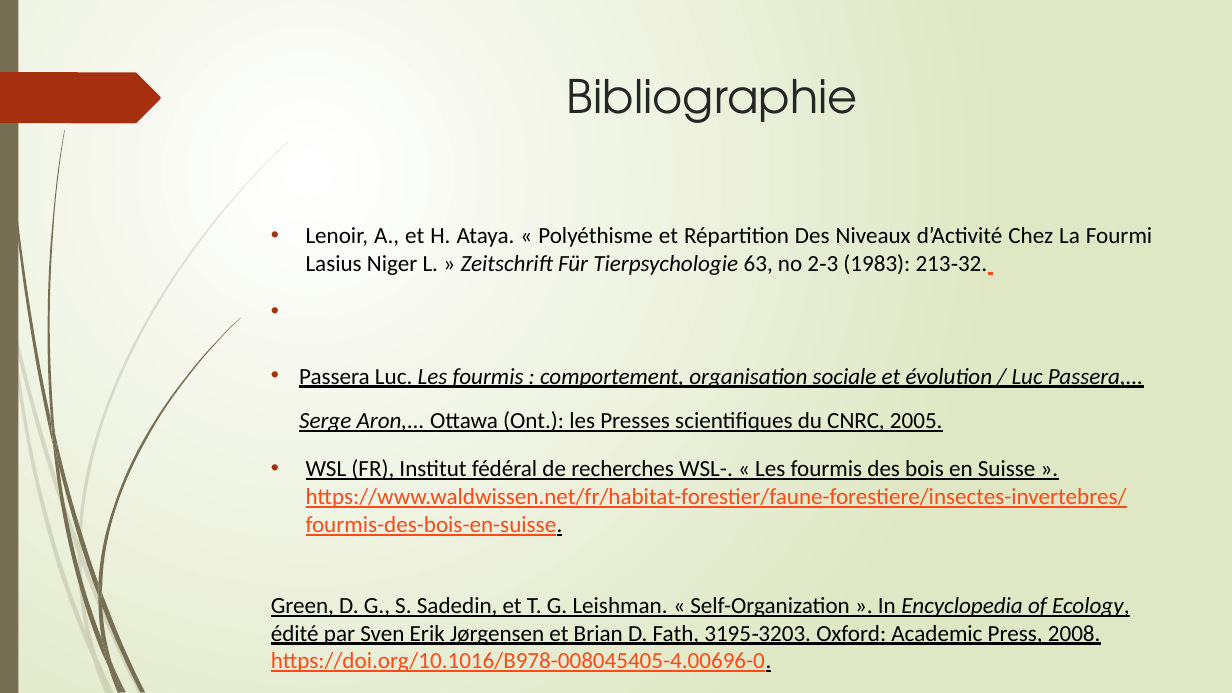
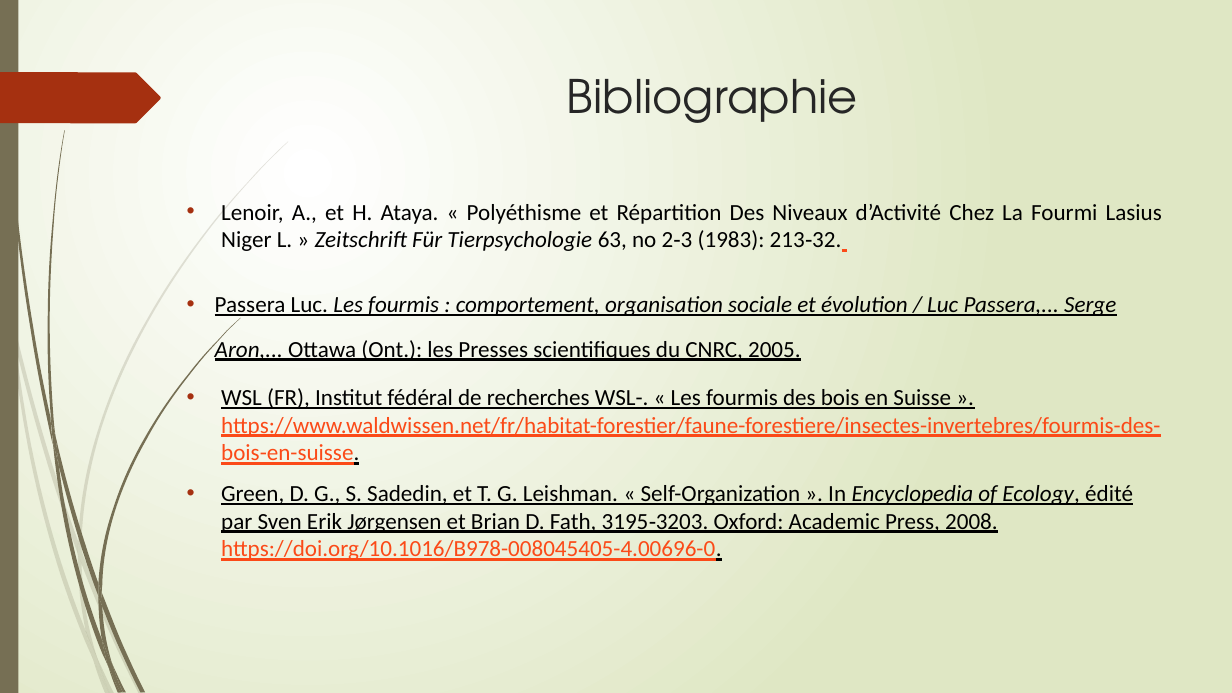
Before and after one commit to are-dynamic-2021-g5/Projet-fourmili-re, a slide deck: slide 14 of présentation finale.pptx. Drawn at 1232x693 pixels with LibreOffice and Linux fonts; fonts in the diff are those of the drawing. Boxes give left, top, right and bottom in pixels: in the first picture for what was removed or moved away, otherwise in the second. Text is boxed around its words. In the diff, an @@ line names an element or a change of style, - is before the commit and + after.

```diff
--- a/présentation finale.pptx
+++ b/présentation finale.pptx
@@ text "Lenoir, A., et H. Ataya. ...": place and size @@
-text "Lenoir, A., et H. Ataya. ..." at [271, 227, 1152, 672]
+text "Lenoir, A., et H. Ataya. ..." at [215, 204, 1162, 561]
@@ text at [221, 485, 1133, 561]: bullet none to • @@
```
